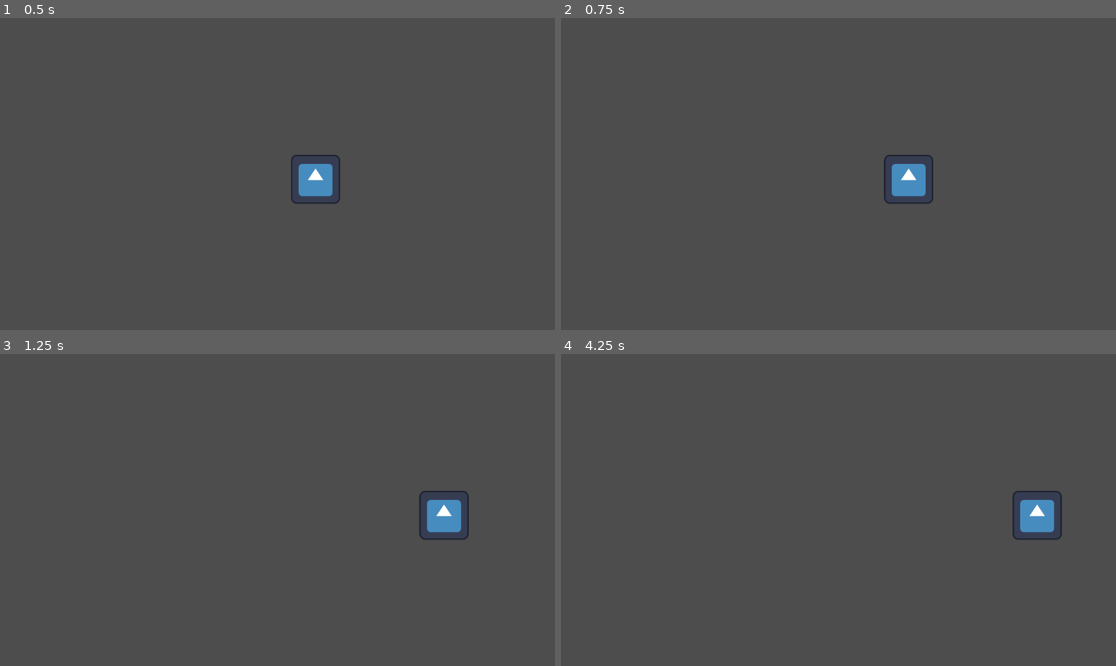
Above: before the commit, frames 1-4 (two rows, left to right).
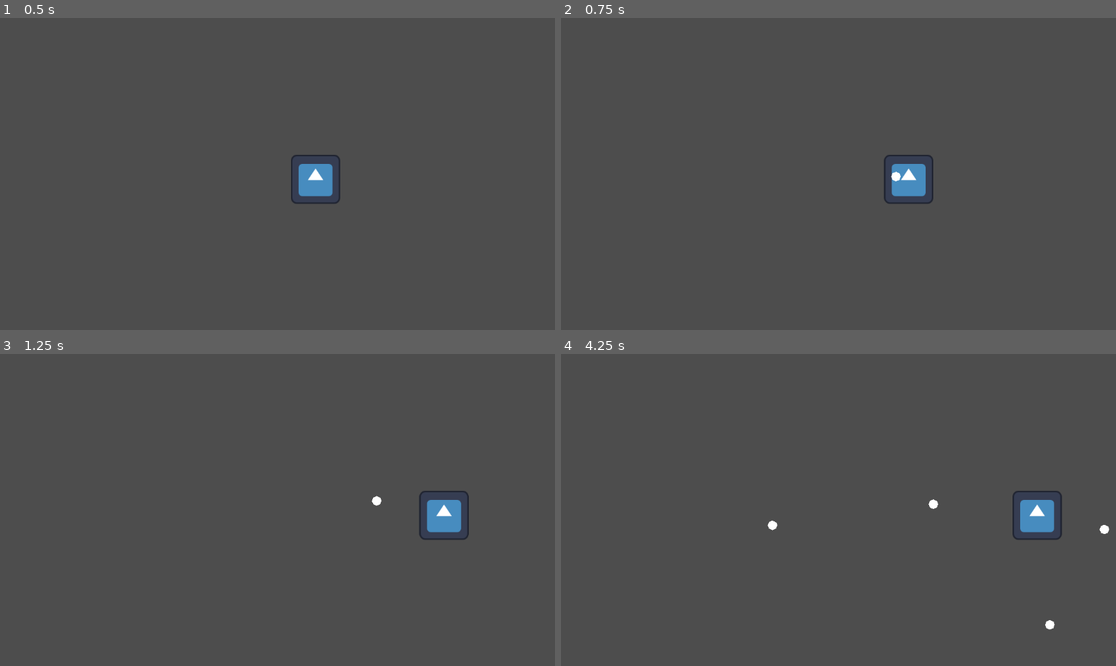
Above: after the commit, the same moments.

Repository: BriarLeaves/gun-wizard-loop-game
Game: Godot game, scene res://room.tscn
Same seed, same stepped clock (60 frames per second), same inputs: the game is played once before the commit and once after it. The engine's default icon, where the game draws it, is replaced by a stand-in: a white triangle on a blue panel in a dark square.
Inputs (mouse positions are in pixels of both pictures, inside the frame that each line leads up to):
- Up to frame 1 (0.5 s): no input
- Up to frame 2 (0.75 s): tap Enter at 0.5 s; move the mouse to (960, 158) at 0.52 s; hold D (move_right) from 0.53 s (still down); click (960, 158) at 0.6 s
- Up to frame 3 (1.25 s): keep holding D (move_right)
- Up to frame 4 (4.25 s): move the mouse to (727, 525) at 1.27 s; release D (move_right) at 1.28 s; hold S (move_down) 1.28-2.03 s; click (727, 525) at 1.35 s; move the mouse to (894, 441) at 2.02 s; hold D (move_right) 2.03-2.78 s; click (894, 441) at 2.1 s; move the mouse to (810, 572) at 2.77 s; hold W (move_up) 2.78-3.53 s; click (810, 572) at 2.85 s; move the mouse to (1005, 556) at 3.52 s; hold A (move_left) from 3.53 s (still down); click (1005, 556) at 3.6 s

Frame 1 is identical in both runs. In frame 2, less than 0.1% of the frame differs, in the area x 59-62%, y 49-53%; in frame 3, less than 0.1%; in frame 4, 0.2%, in the area x 37-99%, y 46-89%.

Commit message:
Added bullets, shooting, and made small changes to player movement
Added the bullet scene, added the functionality to shoot the bullet scene from the player, and made some small syntax changes to the player scene

Diff:
--- /dev/null
+++ b/gun-wizard-loop-game/bullet.gd
@@ -0,0 +1,15 @@
+extends Area2D
+
+var velocity: Vector2 = Vector2.ZERO
+
+# Called when the node enters the scene tree for the first time.
+func _ready() -> void:
+	pass # Replace with function body.
+
+
+# Called every frame. 'delta' is the elapsed time since the previous frame.
+func _process(delta: float) -> void:
+	pass
+
+func _physics_process(delta: float) -> void:
+	position += velocity
--- /dev/null
+++ b/gun-wizard-loop-game/bullet.tscn
@@ -0,0 +1,14 @@
+[gd_scene load_steps=3 format=3 uid="uid://dl2wj0jpcd8u"]
+
+[ext_resource type="Script" uid="uid://cpa4l3gwi1p0p" path="res://bullet.gd" id="1_v7oki"]
+
+[sub_resource type="CircleShape2D" id="CircleShape2D_rtl8c"]
+
+[node name="Area2D" type="Area2D"]
+script = ExtResource("1_v7oki")
+
+[node name="CollisionShape2D" type="CollisionShape2D" parent="."]
+shape = SubResource("CircleShape2D_rtl8c")
+
+[node name="Polygon2D" type="Polygon2D" parent="."]
+polygon = PackedVector2Array(0, -10, 8, -6, 10, 0, 7, 7, 0, 10, -7, 7, -10, 0, -7, -7)
--- a/gun-wizard-loop-game/player_character.gd
+++ b/gun-wizard-loop-game/player_character.gd
@@ -2,7 +2,14 @@
 
 var x_axis: float = 0
 var y_axis: float = 0
-var move_vector: Vector2 = Vector2(0, 0)
+var move_vector: Vector2 = Vector2.ZERO
+var mouse_position: Vector2 = Vector2.ZERO
+var player_speed: float = 1
+
+var bullet_direction: Vector2 = Vector2.ZERO
+var bullet_speed: float = 3
+
+@onready var bullet = preload("res://bullet.tscn")
 
 func _ready():
 	pass
@@ -11,13 +18,21 @@
 	x_axis = 0
 	y_axis = 0
 	if Input.is_action_pressed("move_right"):
-		x_axis += 1
+		x_axis += player_speed
 	if Input.is_action_pressed("move_left"):
-		x_axis -= 1
+		x_axis -= player_speed
 	if Input.is_action_pressed("move_up"):
-		y_axis -= 1
+		y_axis -= player_speed
 	if Input.is_action_pressed("move_down"):
-		y_axis += 1
+		y_axis += player_speed
+
+	if Input.is_action_just_pressed("shoot"):
+		mouse_position = get_viewport().get_mouse_position()
+		bullet_direction = (mouse_position - position).normalized()
+		var bullet_instance = bullet.instantiate()
+		bullet_instance.velocity = bullet_direction * bullet_speed
+		bullet_instance.position = position
+		$"../BulletManager".add_child(bullet_instance)
 	pass
 
 func _physics_process(delta):
--- a/gun-wizard-loop-game/project.godot
+++ b/gun-wizard-loop-game/project.godot
@@ -37,3 +37,8 @@
 "events": [Object(InputEventKey,"resource_local_to_scene":false,"resource_name":"","device":-1,"window_id":0,"alt_press …(192 unchanged characters)…
 ]
 }
+shoot={
+"deadzone": 0.2,
+"events": [Object(InputEventMouseButton,"resource_local_to_scene":false,"resource_name":"","device":-1,"window_id":0,"alt_pressed":false,"shift_pressed":false,"ctrl_pressed":false,"meta_pressed":false,"button_mask":1,"position":Vector2(294, 15),"global_position":Vector2(303, 63),"factor":1.0,"button_index":1,"canceled":false,"pressed":true,"double_click":false,"script":null)
+]
+}
--- a/gun-wizard-loop-game/room.tscn
+++ b/gun-wizard-loop-game/room.tscn
@@ -4,5 +4,7 @@
 
 [node name="Node2D" type="Node2D"]
 
-[node name="Node2D" parent="." instance=ExtResource("1_88gup")]
+[node name="Player" parent="." instance=ExtResource("1_88gup")]
 position = Vector2(655, 335)
+
+[node name="BulletManager" type="Node" parent="."]
Not shown, added: gun-wizard-loop-game/bullet.gd.uid
